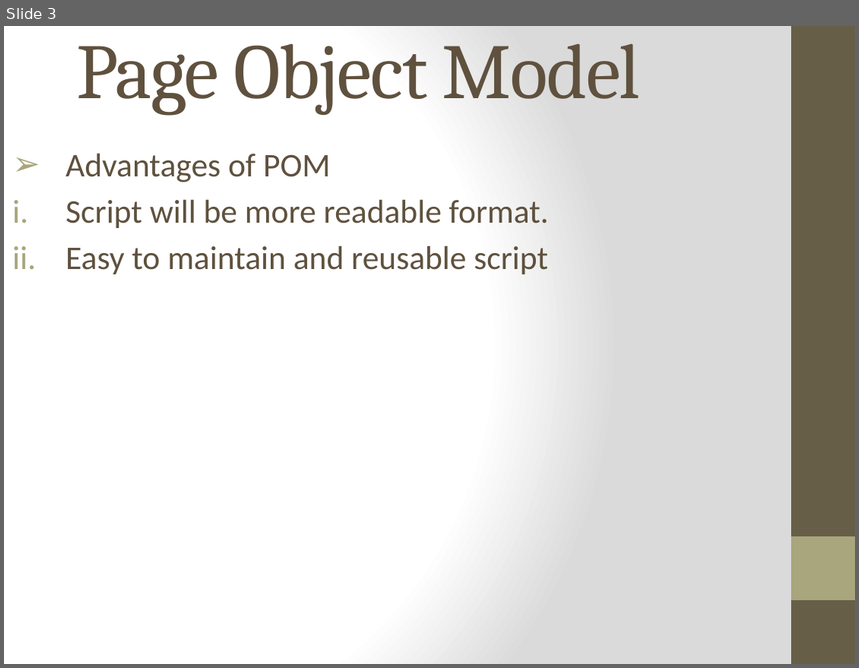
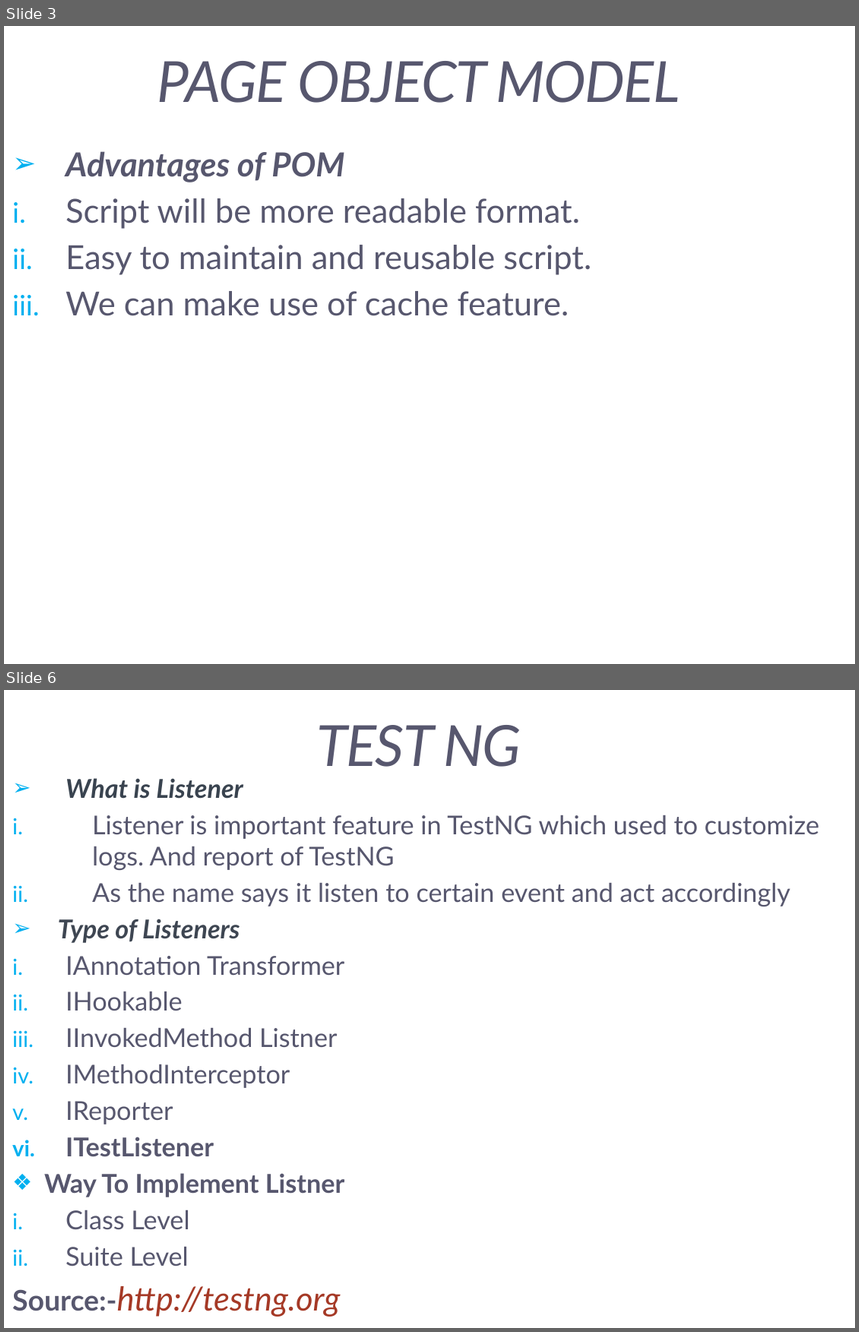
Before and after one commit to Evvans/Selenium-TestNG-Maven-Extent-Report, a slide deck: Page Object Model.pptx. Shown one above the other, each under a label of ours: slide 3 before the commit, slides 3 and 6 after it; the slides between them are not shown. The pictures are 859x668 and 859x1332 pixels, drawn with LibreOffice and Linux fonts; fonts in the diff are those of the drawing. Boxes give left, top, right and bottom in pixels: in the first picture for what was removed or moved away, otherwise in the second. Text is boxed around its words. In the diff, an @@ line names an element or a change of style, - is before the commit and + after.

Commit message:
Commit for listner

```diff
--- a/Page Object Model.pptx
+++ b/Page Object Model.pptx
@@ slide 6 added at [4,690,855,1328], background #FFFFFF @@
@@ title added at [316,725,521,767], 48 pt, text #57576E, italic @@
+TEST NG
@@ subtitle added at [12,778,819,1317], 22 pt, text #57576E @@
+➢ What is Listener
+i. Listener is important feature in TestNG which used to customize logs. And report of TestNG
+ii. As the name says it listen to certain event and act accordingly
+➢ Type of Listeners
+i. IAnnotation Transformer
+ii. IHookable
+iii. IInvokedMethod Listner
+iv. IMethodInterceptor
+v. IReporter
+vi. ITestListener
+❖ Way To Implement Listner
+i. Class Level
+ii. Suite Level
+Source:-http://testng.org
@@ slide 3 changed as well @@
@@ background gradient #FFFFFF to #DADADA to #FFFFFF @@
@@ rectangle removed at [791,26,855,664] @@
@@ title at [158,61,680,103]: text changed; size 66 to 48 pt; font Cambria to Lato; text colour #5F513E to #57576E; italic on @@
-Page Object Model
+PAGE OBJECT MODEL
@@ subtitle at [66,151,580,229]: font Calibri to Lato, text colour #5F513E to #57576E in "Advantages of POM", "Script will be more readable format."; bold on, italic on in "Advantages of POM"; bullet colour #A9A57C to #00B0F0 @@
@@ subtitle at [66,245,591,316]: text changed; font Calibri to Lato; text colour #5F513E to #57576E @@
-ii. Easy to maintain and reusable script
+ii. Easy to maintain and reusable script.
+iii. We can make use of cache feature.
@@ rectangle removed at [791,537,855,601] @@
```
Also in this commit, not shown: 2 other slides changed, 3 other slides added, 26 other files.
